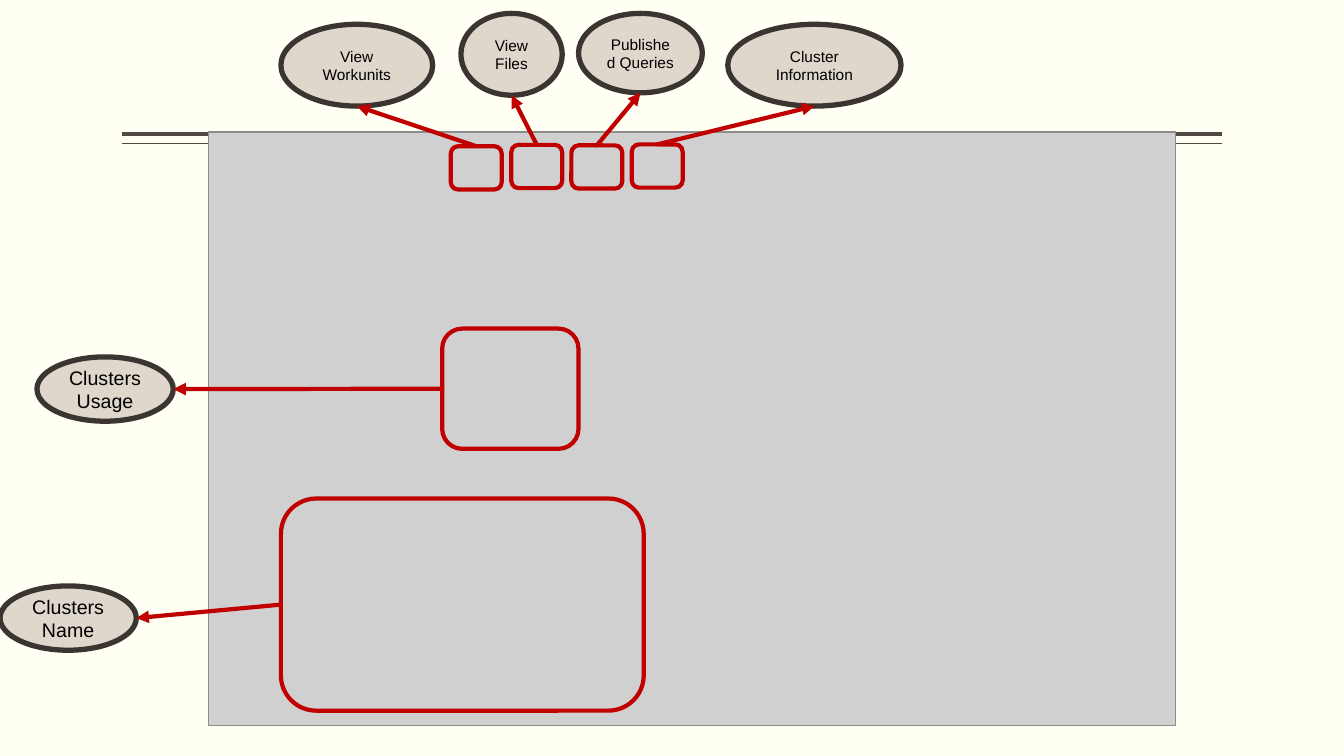
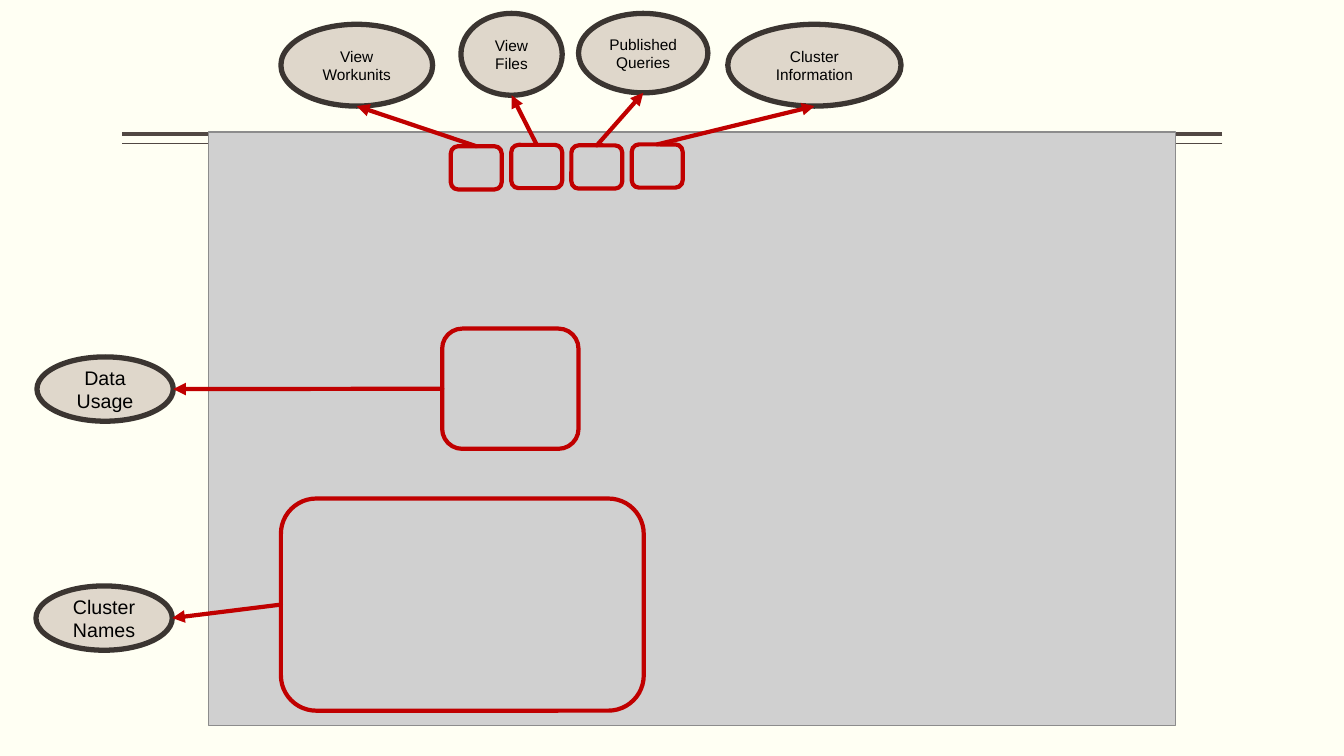
Before and after one commit to hpccsystems-solutions-lab/ScheduledFlights-Workshop, a slide deck: slide 24 of BigData-ECL.pptx. Drawn at 1344x756 pixels with LibreOffice and Linux fonts; fonts in the diff are those of the drawing; grey boxes stand for pictures. Boxes give left, top, right and bottom in pixels: in the first picture for what was removed or moved away, otherwise in the second. Text is boxed around its words. In the diff, an @@ line names an element or a change of style, - is before the commit and + after.

Commit message:
Minor typos

```diff
--- a/BigData-ECL.pptx
+++ b/BigData-ECL.pptx
@@ ellipse "Published Queries": place and size @@
-ellipse "Published Queries" at [579, 13, 703, 93]
+ellipse "Published Queries" at [579, 13, 708, 93]
@@ arrow moved from (597, 145) - (640, 93) to (597, 145) - (643, 93) @@
@@ text in ellipse at [77, 371, 134, 412]: text changed @@
-Clusters Usage
+Data Usage
@@ ellipse "Cluster Names": place and size @@
-ellipse "Cluster Names" at [0, 586, 136, 650]
+ellipse "Cluster Names" at [36, 586, 172, 650]
@@ text in ellipse at [73, 599, 135, 637]: text changed @@
-Clusters Name
+Cluster Names
@@ arrow moved from (281, 605) - (136, 618) to (281, 605) - (172, 618) @@
```
Also in this commit, not shown: 2 other slides changed.
